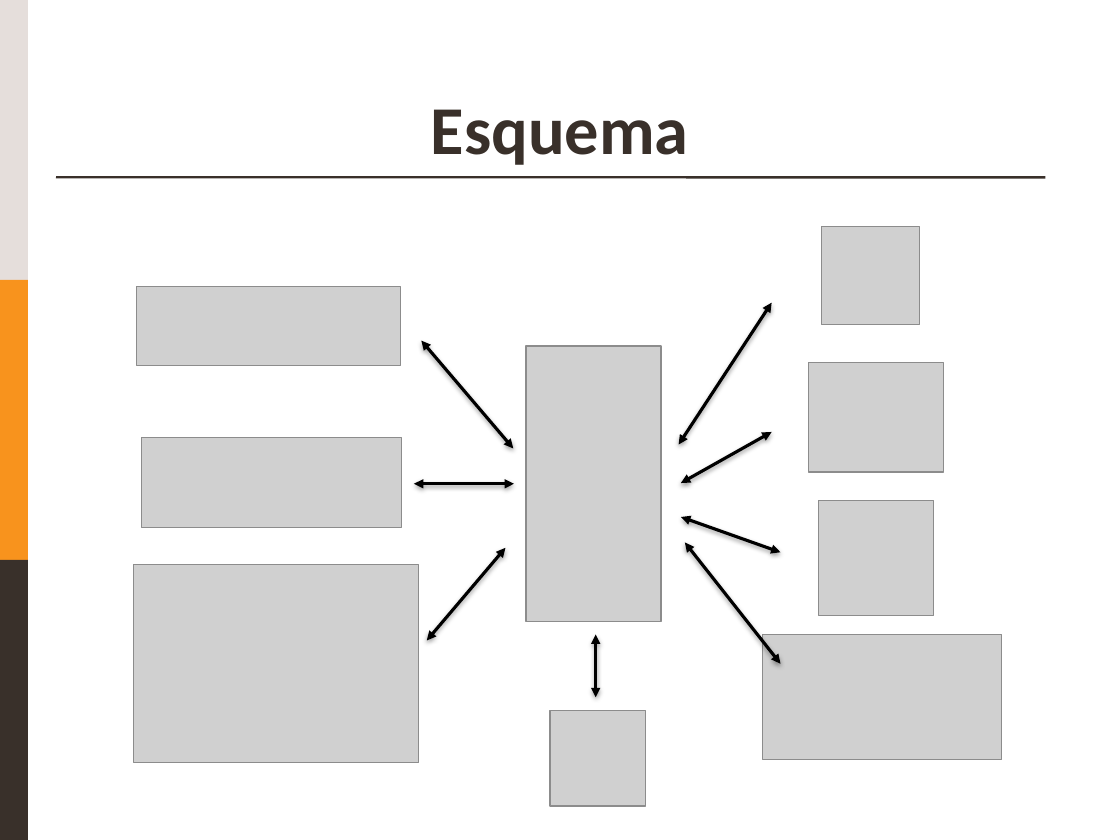
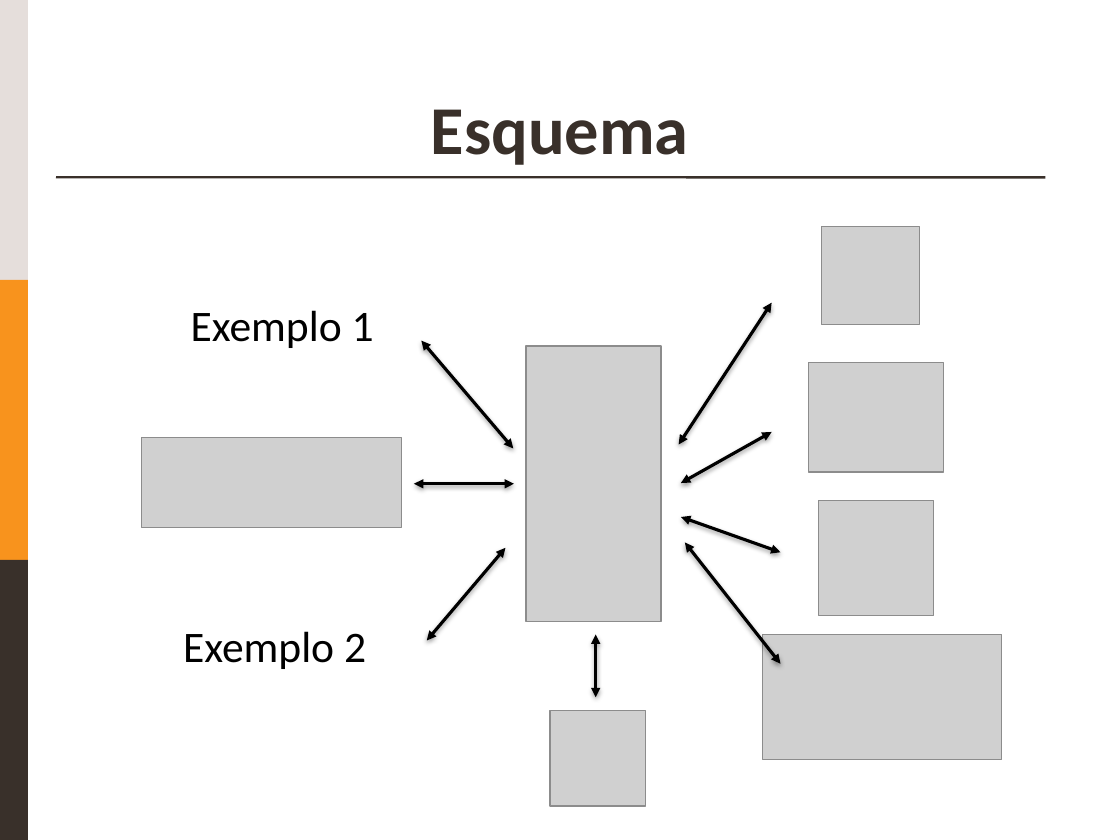
Before and after one commit to egrocha/LEI-1819, a slide deck: slide 7 of Checkpoint 1.pptx (slide 6 before the commit). Drawn at 1120x840 pixels with LibreOffice and Linux fonts; fonts in the diff are those of the drawing; grey boxes stand for pictures. Boxes give left, top, right and bottom in pixels: in the first picture for what was removed or moved away, otherwise in the second. Text is boxed around its words. In the diff, an @@ line names an element or a change of style, - is before the commit and + after.

```diff
--- a/Checkpoint 1.pptx
+++ b/Checkpoint 1.pptx
@@ picture removed at [137,287,401,365] @@
@@ text added at [191,310,374,348], 28 pt, text #000000 @@
+Exemplo 1
@@ picture removed at [134,564,419,763] @@
@@ text added at [183,631,366,669], 28 pt, text #000000 @@
+Exemplo 2
```
Also in this commit, not shown: 2 other slides changed, 3 slides added, 1 slide removed, 1 other file.
